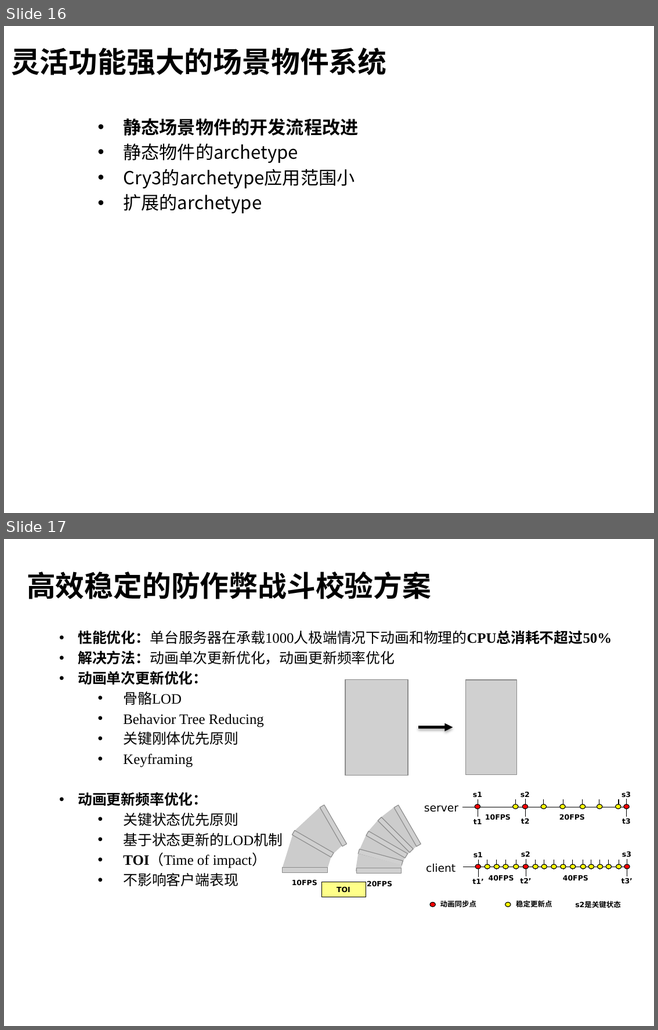
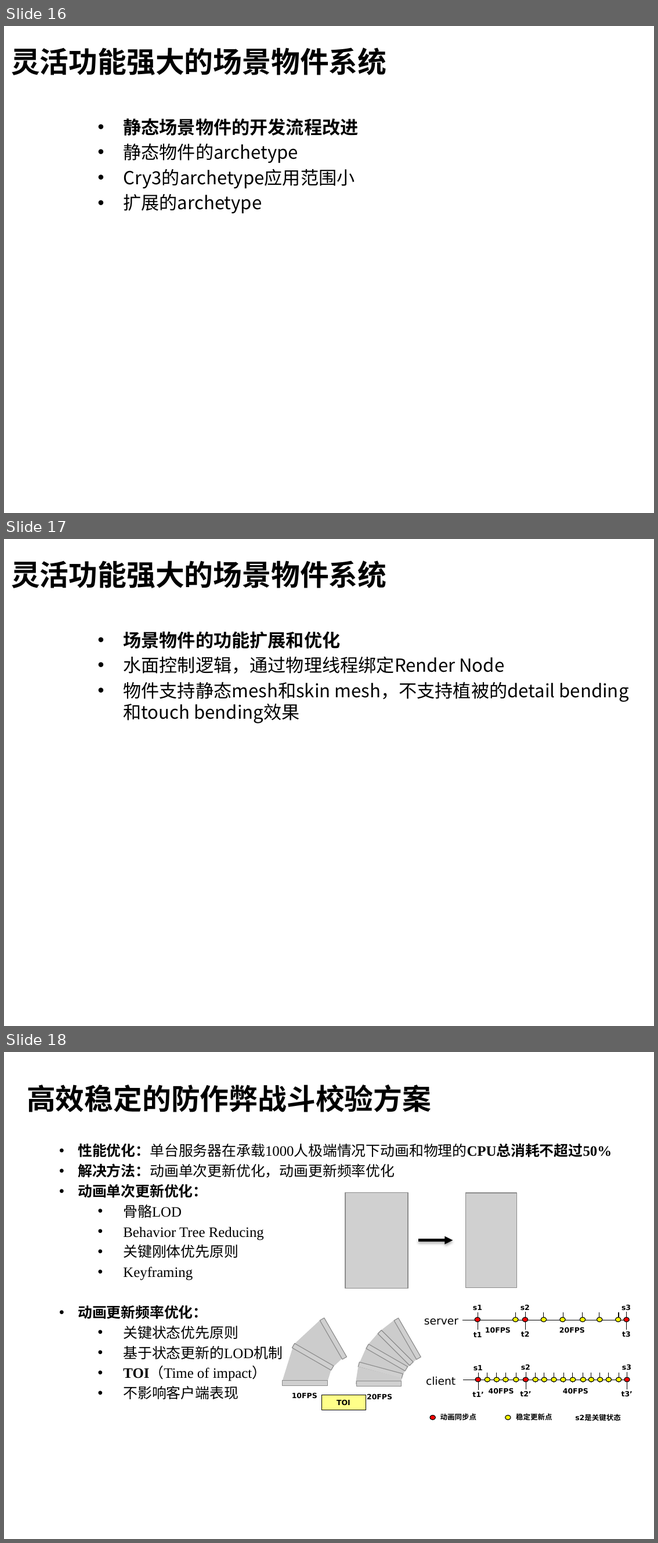
Before and after one commit to henryfung01/StreetFighter, a slide deck: Doc/whitebai.pptx. Shown one above the other, each under a label of ours: slides 16 and 17 before the commit, slides 16, 17 and 18 after it. The pictures are 658x1030 and 658x1543 pixels, drawn with LibreOffice and Linux fonts; fonts in the diff are those of the drawing; grey boxes stand for pictures; background and template pictures are left out. Boxes give left, top, right and bottom in pixels: in the first picture for what was removed or moved away, otherwise in the second. Text is boxed around its words. In the diff, an @@ line names an element or a change of style, - is before the commit and + after.

```diff
--- a/Doc/whitebai.pptx
+++ b/Doc/whitebai.pptx
@@ slide 17 added at <box>4,539,654,1026</box>, background picture (left out) @@
@@ title added at <box>11,560,386,588</box>, 32 pt, text #000000, bold @@
+灵活功能强大的场景物件系统
@@ text added at <box>123,631,555,723</box>, 20 pt, text #000000 @@
+  • 场景物件的功能扩展和优化
+  • 水面控制逻辑，通过物理线程绑定Render Node
+  • 物件支持静态mesh和skin mesh，不支持植被的detail bending和touch bending效果
@@ what was slide 17 is now slide 18 @@
```
Also in this commit, not shown: 4 slides changed, 2 other files.
